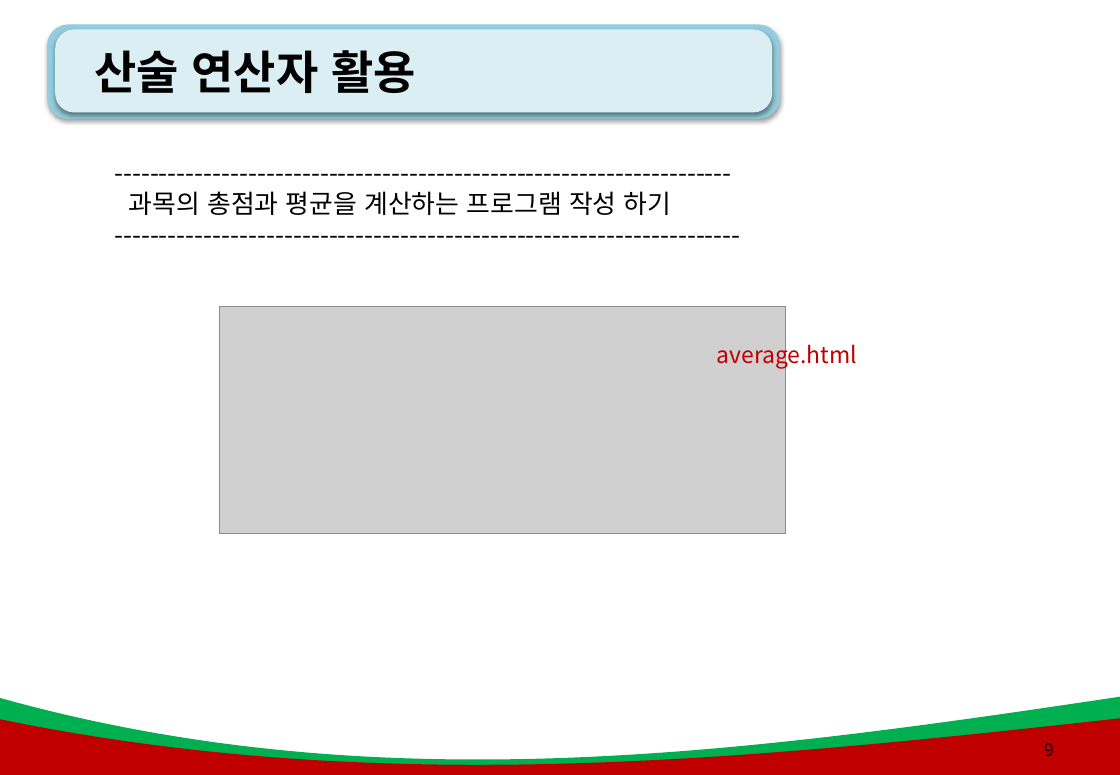
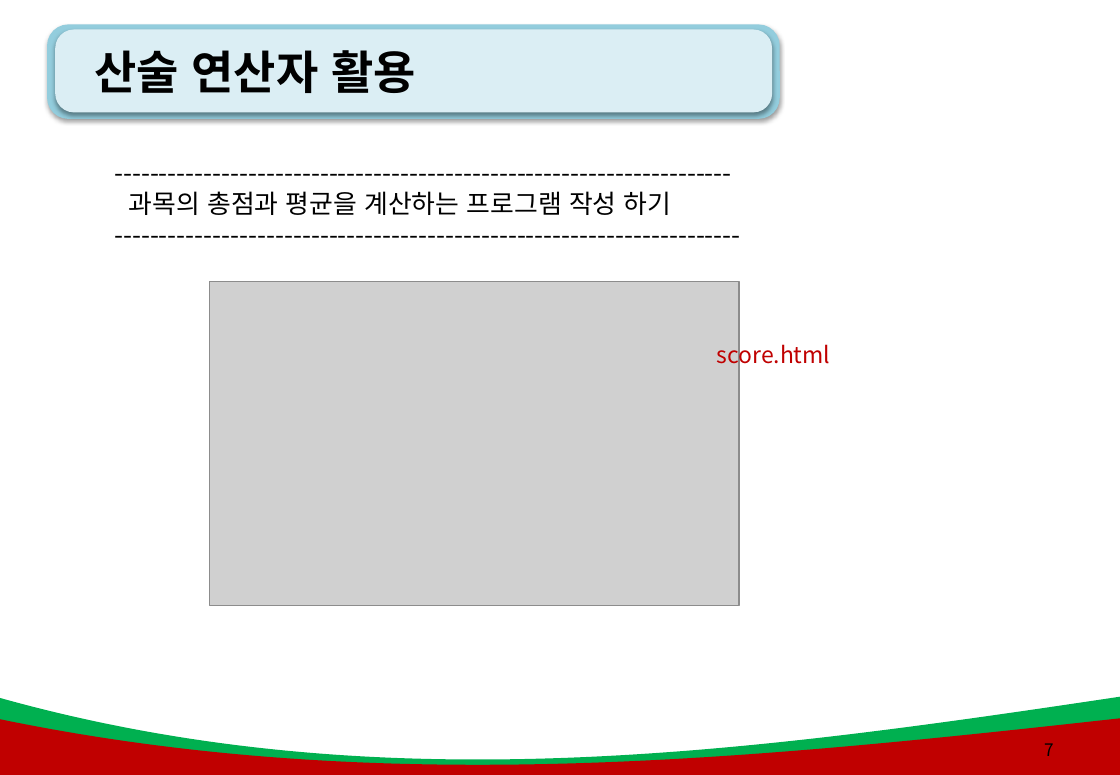
Before and after one commit to kiyongee2/green_project_web, a slide deck: slide 7 of js_ppt/2강. js_연산자.pptx (slide 9 before the commit). Drawn at 1120x775 pixels with LibreOffice and Linux fonts; fonts in the diff are those of the drawing; grey boxes stand for pictures; background and template pictures are left out. Boxes give left, top, right and bottom in pixels: in the first picture for what was removed or moved away, otherwise in the second. Text is boxed around its words. In the diff, an @@ line names an element or a change of style, - is before the commit and + after.

```diff
--- a/js_ppt/2강. js_연산자.pptx
+++ b/js_ppt/2강. js_연산자.pptx
@@ picture: place and size @@
-picture at bbox=[219, 306, 785, 534]
+picture at bbox=[210, 282, 739, 607]
@@ text at bbox=[717, 340, 831, 369]: text changed @@
-average.html
+score.html
@@ page number at bbox=[1044, 743, 1054, 756]: text changed @@
-9
+7
```
Also in this commit, not shown: 9 other slides changed, 47 other files.
